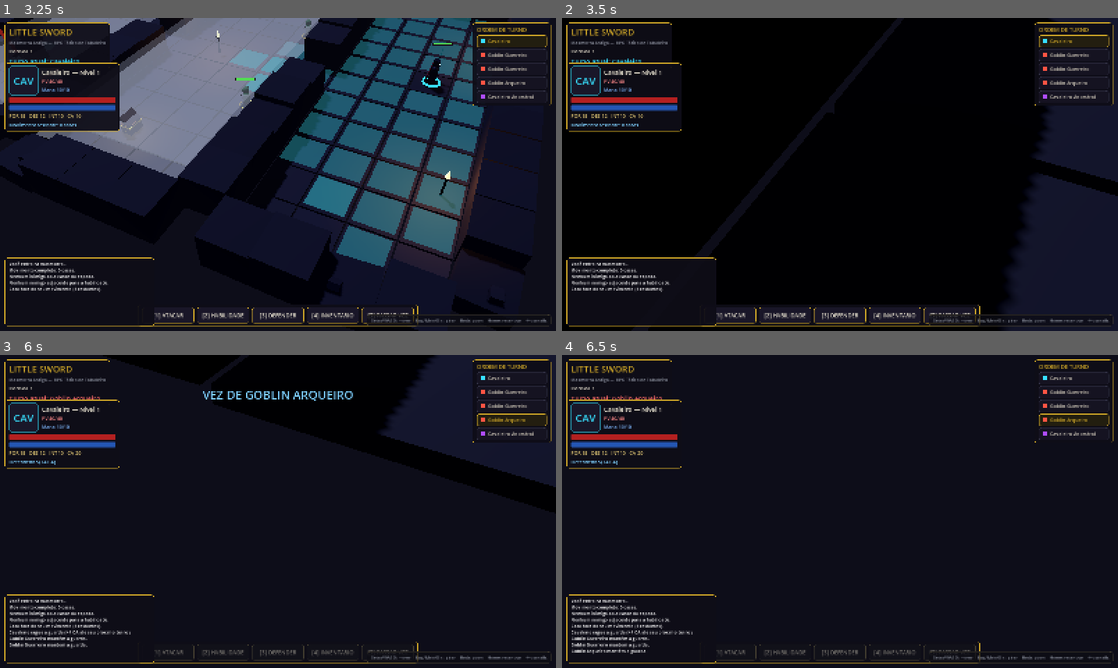
Above: before the commit, frames 1-4 (two rows, left to right).
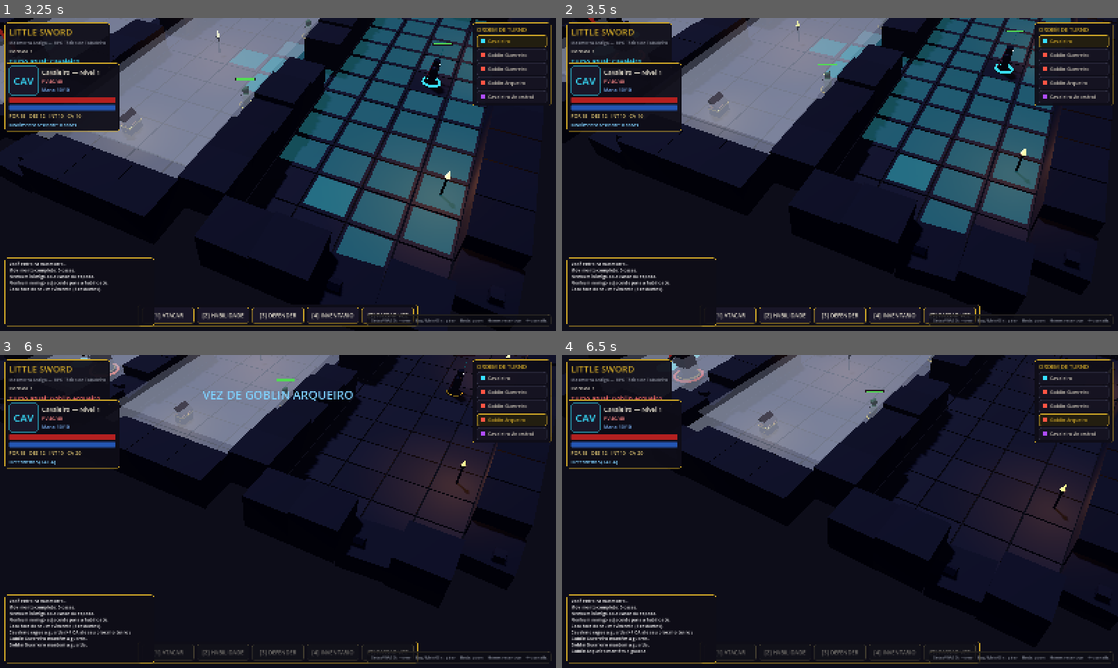
Above: after the commit, the same moments.

Repository: FalconiRod/Little-Sword
Game: Godot game, scene res://src/scenes/main.tscn
Same seed, same stepped clock (60 frames per second), same inputs: the game is played once before the commit and once after it.
Inputs (mouse positions are in pixels of both pictures, inside the frame that each line leads up to):
- Up to frame 1 (3.25 s): tap Enter at 0.5 s; move the mouse to (400, 158) at 0.52 s; hold D 0.53-1.28 s; hold Q 0.53-1.28 s; click (400, 158) at 0.67 s; move the mouse to (166, 190) at 1.27 s; hold S 1.28-2.03 s; tap E at 1.35 s; move the mouse to (333, 105) at 2.02 s; hold D 2.03-2.78 s; tap 1 at 2.1 s; move the mouse to (250, 237) at 2.77 s; hold W from 2.78 s (still down); tap 2 at 2.85 s; click (250, 237) at 2.92 s
- Up to frame 2 (3.5 s): keep holding W
- Up to frame 3 (6 s): move the mouse to (444, 558) at 3.52 s; release W at 3.53 s; hold A 3.53-5.03 s; tap one key every 0.75 s from 3.6 s: 3 4 5 Q; move the mouse to (111, 464) at 4.27 s; move the mouse to (305, 511) at 5.02 s; hold S 5.03-5.78 s; click (305, 511) at 5.17 s; move the mouse to (194, 433) at 5.77 s; hold D from 5.78 s (still down)
- Up to frame 4 (6.5 s): keep holding D

Frame 1 is identical in both runs. In frame 2, 48% of the frame differs, in the area x 0-100%, y 0-100%; in frame 3, 15%; in frame 4, 12%.

Commit message:
v0.2.11: mola sem colisao + teto dinamico de alcance - camera estavel

Diff:
--- a/src/core/tactical_camera.gd
+++ b/src/core/tactical_camera.gd
@@ -60,6 +60,10 @@
 # tudo escreve em _pan_target e a posição real persegue com atraso
 # (camera lag estilo BG3). Quanto menor PAN_LAG, mais pesado o deslize.
 const PAN_LAG := 3.2
+## Alcance horizontal máximo da câmera a partir do pivô: em ângulos baixos
+## a distância efetiva encolhe para a câmera nunca sair de cima da mesa.
+const MAX_HORIZON := 30.0
+const LEN_FLOOR := 2.5
 
 var _pan_position: Vector3 = Vector3.ZERO
 var _pan_target: Vector3 = Vector3.ZERO
@@ -88,11 +92,9 @@
 
 	_spring_arm = SpringArm3D.new()
 	_spring_arm.spring_length = _zoom_current
-	_spring_arm.margin = 0.5
-	_spring_arm.collision_mask = 2
-	var sphere := SphereShape3D.new()
-	sphere.radius = 0.6
-	_spring_arm.shape = sphere
+	# Sem colisão: paredes teleportavam/travavam a câmera. O alcance passa a
+	# ser controlado pelo teto dinâmico MAX_HORIZON em _apply_zoom().
+	_spring_arm.collision_mask = 0
 	_pivot.add_child(_spring_arm)
 
 	cam = Camera3D.new()
@@ -175,6 +177,9 @@
 ## PAN_LAG na interpolação de _pan_position.
 func _update_follow() -> void:
 	if following and _follow_target != null:
+		if not is_instance_valid(_follow_target):
+			stop_follow()
+			return
 		var p := _follow_target.global_position
 		_pan_target.x = p.x
 		_pan_target.z = p.z
@@ -231,8 +236,13 @@
 
 
 func _apply_zoom() -> void:
-	if _spring_arm != null:
-		_spring_arm.spring_length = _zoom_current
+	if _spring_arm == null:
+		return
+	# Teto dinâmico: em pitch baixo, cos(pitch) cresce e a distância efetiva
+	# é limitada para o braço não estender a câmera para fora do tabuleiro.
+	var c := maxf(cos(_pitch_current), 0.25)
+	var maxlen := minf(_zoom_current, MAX_HORIZON / c)
+	_spring_arm.spring_length = maxf(maxlen, LEN_FLOOR)
 
 
 # ---------------------------------------------------------------------------
Not shown, changed: docs/CHANGELOG.md
Not shown, changed: docs/DECISIONS.md
